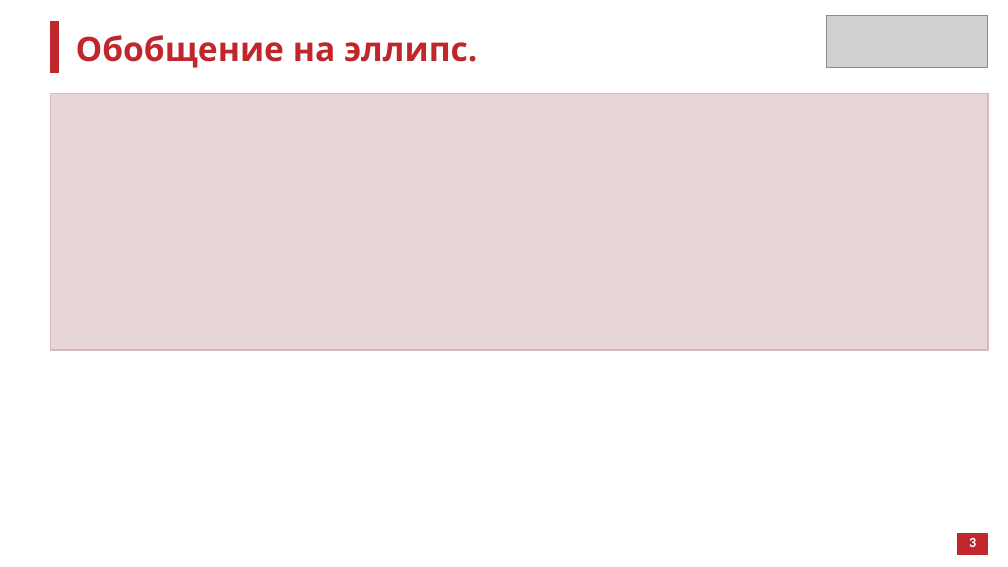
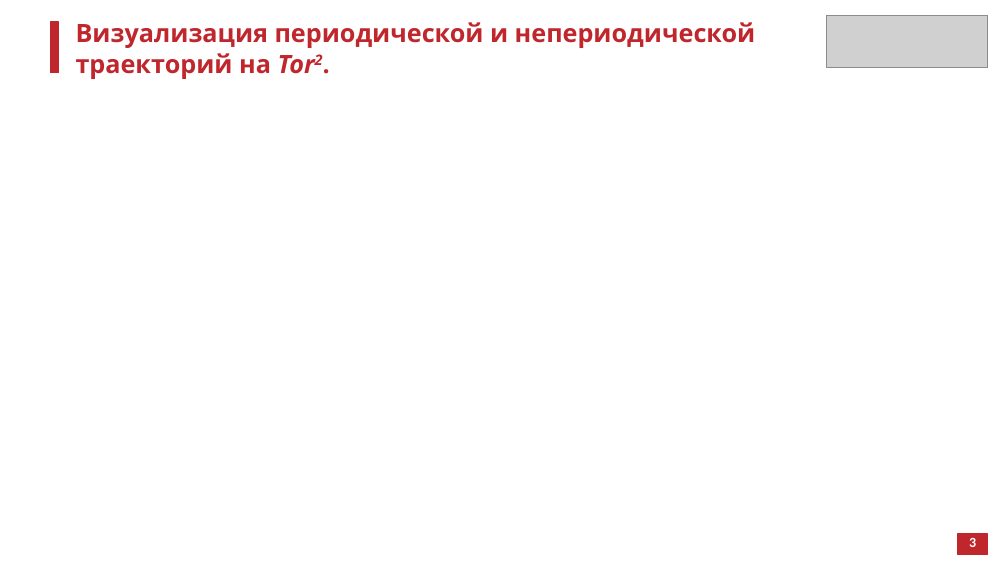
Before and after one commit to atelitsin/sinai_billiard, a slide deck: slide 8 of sinai_billiard.pptx (slide 7 before the commit). Drawn at 1008x567 pixels with LibreOffice and Linux fonts; fonts in the diff are those of the drawing; grey boxes stand for pictures. Boxes give left, top, right and bottom in pixels: in the first picture for what was removed or moved away, otherwise in the second. Text is boxed around its words. In the diff, an @@ line names an element or a change of style, - is before the commit and + after.

```diff
--- a/sinai_billiard.pptx
+++ b/sinai_billiard.pptx
@@ text at [76,22,756,79]: text changed; size 24 to 18 pt @@
-Обобщение на эллипс.
+Визуализация периодической и непериодической траекторий на Tor2.
@@ rectangle removed at [50,94,988,350] @@
```
Also in this commit, not shown: 4 other slides changed, 3 slides added.
